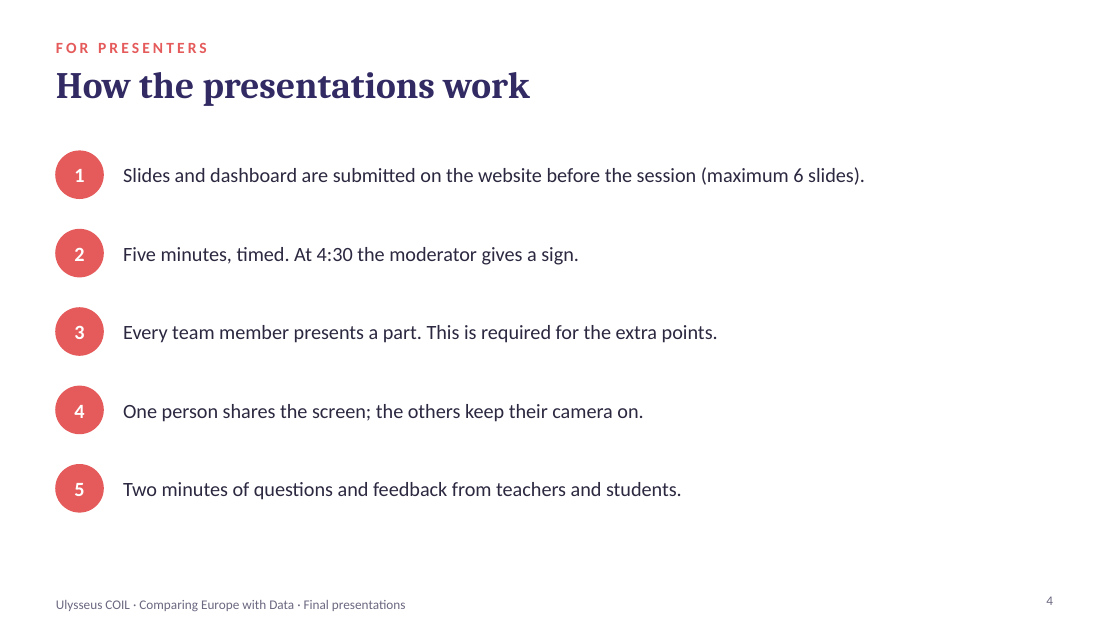
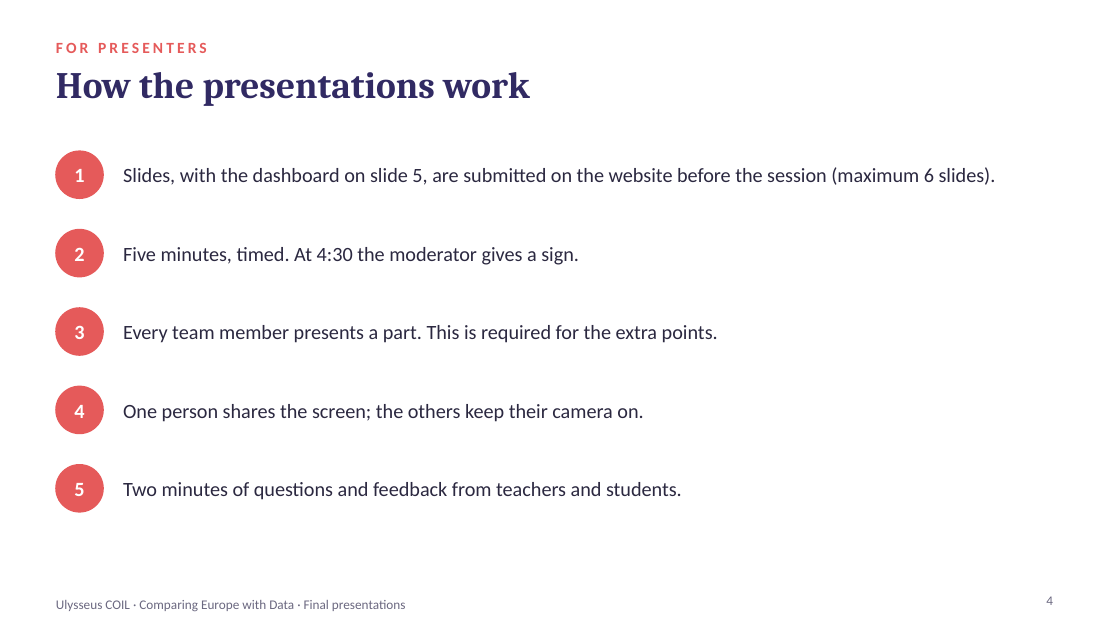
Before and after one commit to coil-europe/coil-europe.github.io, a slide deck: slide 4 of docs/slides/COIL_4_final_presentations.pptx. Drawn at 1120x630 pixels with LibreOffice and Linux fonts; fonts in the diff are those of the drawing. Boxes give left, top, right and bottom in pixels: in the first picture for what was removed or moved away, otherwise in the second. Text is boxed around its words. In the diff, an @@ line names an element or a change of style, - is before the commit and + after.

```diff
--- a/docs/slides/COIL_4_final_presentations.pptx
+++ b/docs/slides/COIL_4_final_presentations.pptx
@@ text at (x1=123, y1=167, x2=996, y2=185): text changed @@
-Slides and dashboard are submitted on the website before the session (maximum 6 slides).
+Slides, with the dashboard on slide 5, are submitted on the website before the session (maximum 6 slides).
```
Also in this commit, not shown: 16 other files.
